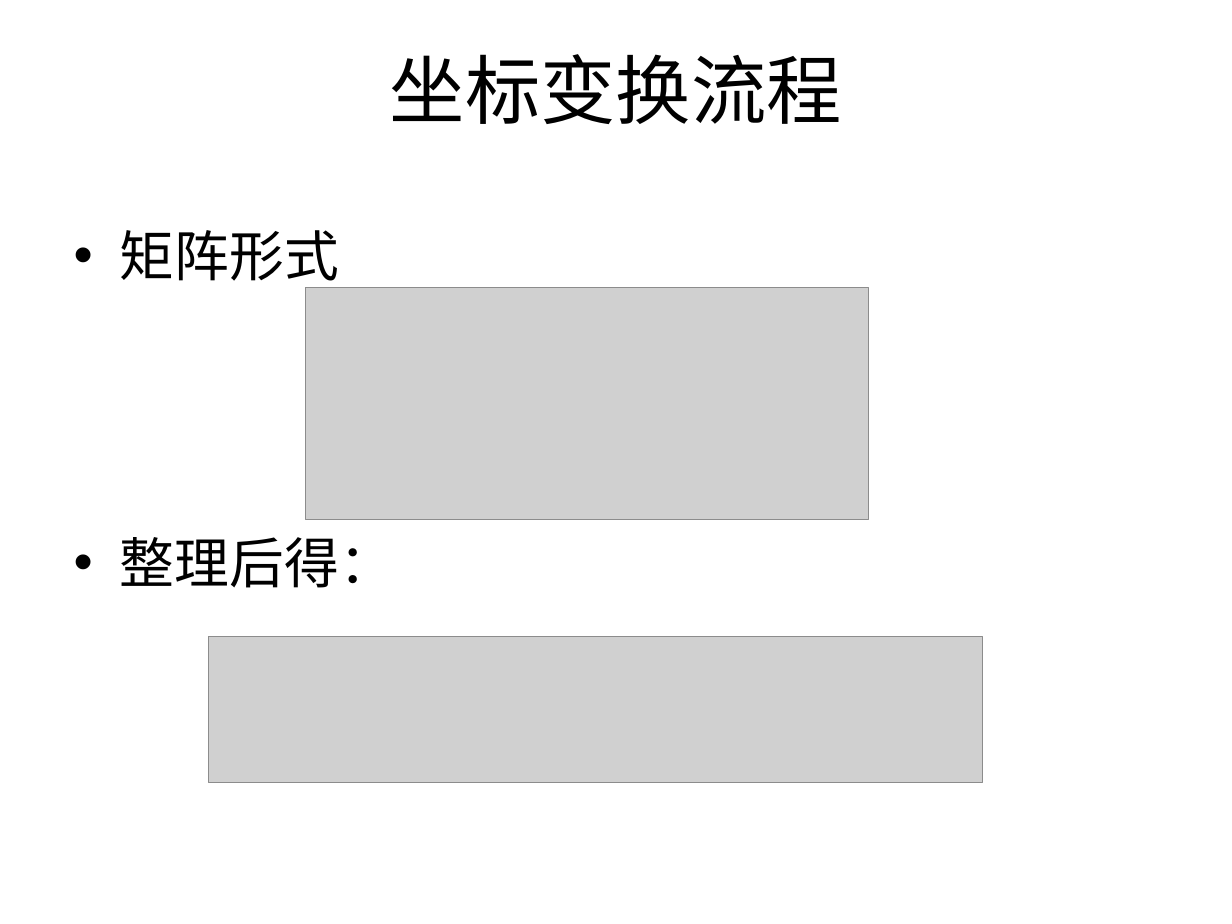
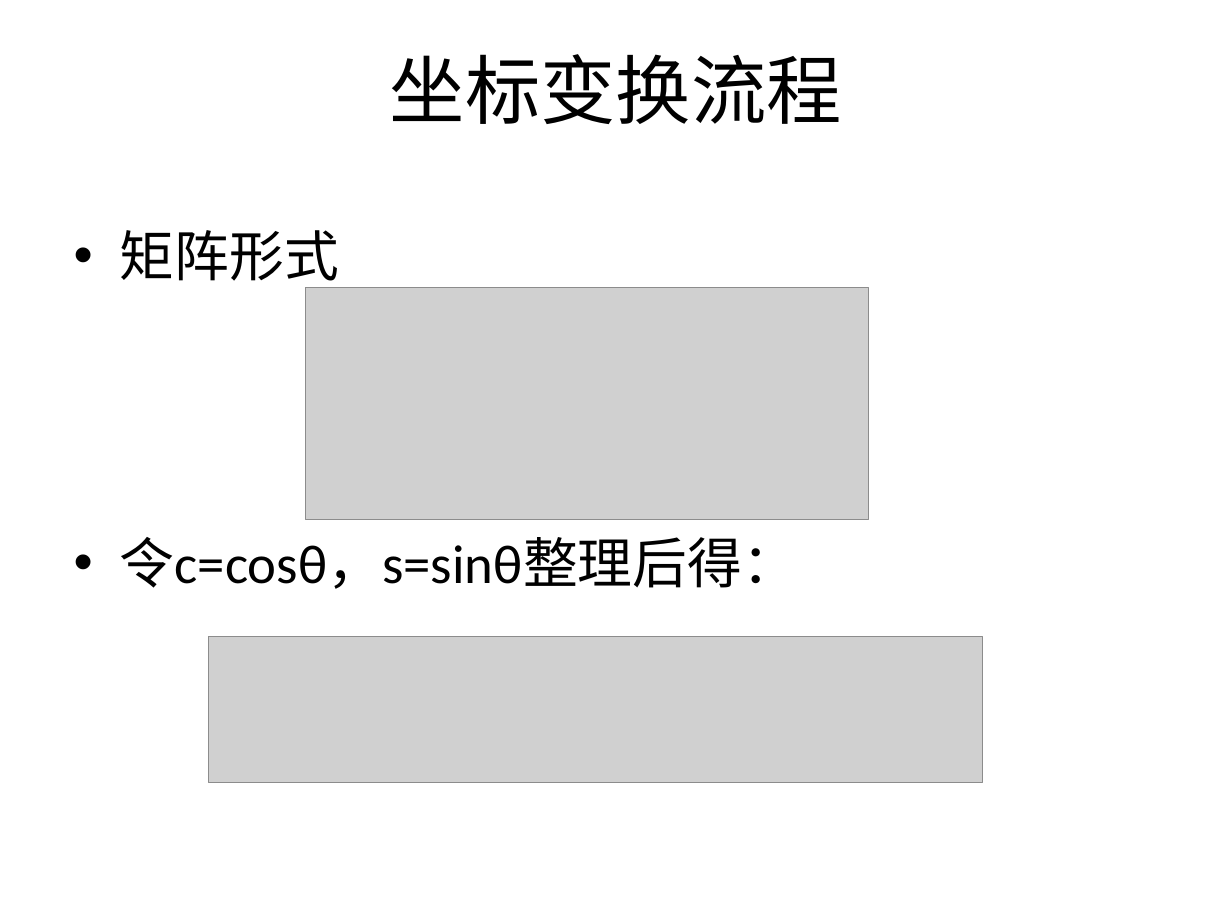
Before and after one commit to SeventhMage/MagicX, a slide deck: slide 18 of SoftEngine/doc/SoftwareRender.pptx (slide 19 before the commit). Drawn at 1232x924 pixels with LibreOffice and Linux fonts; fonts in the diff are those of the drawing; grey boxes stand for pictures; background and template pictures are left out. Boxes give left, top, right and bottom in pixels: in the first picture for what was removed or moved away, otherwise in the second. Text is boxed around its words. In the diff, an @@ line names an element or a change of style, - is before the commit and + after.

```diff
--- a/SoftEngine/doc/SoftwareRender.pptx
+++ b/SoftEngine/doc/SoftwareRender.pptx
@@ text at <box>120,537,797,589</box>: text changed @@
-• 整理后得：
+• 令c=cosθ，s=sinθ整理后得：
```
Also in this commit, not shown: 4 other slides changed, 3 slides removed.
